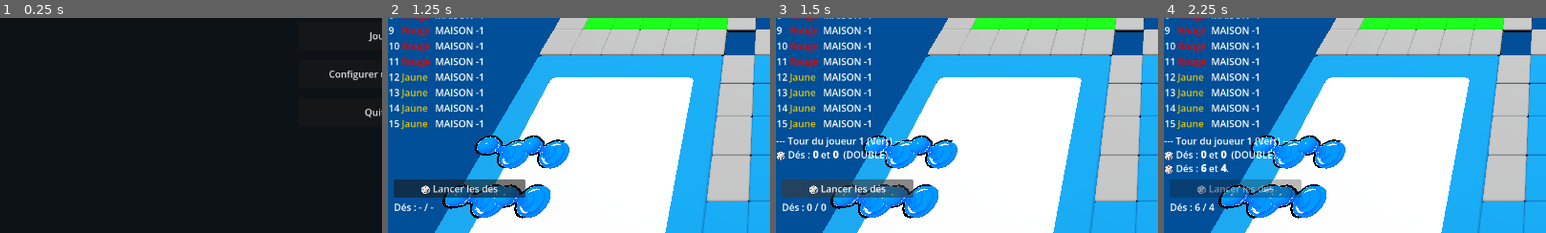
Above: before the commit, frames 1-4 (left to right).
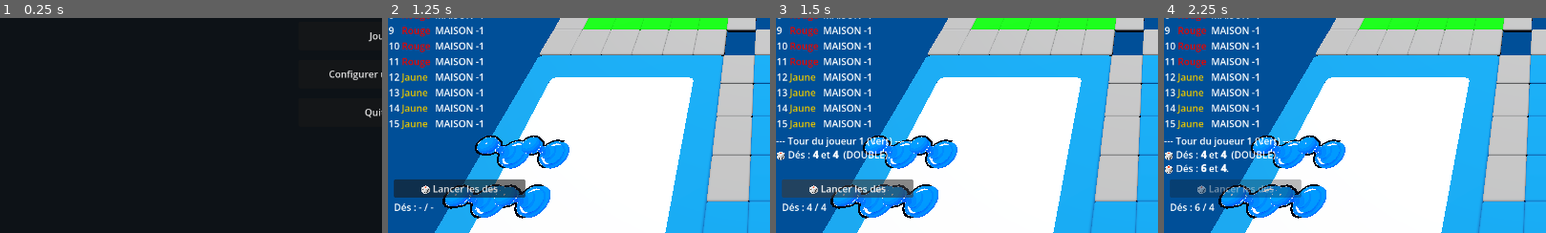
Above: after the commit, the same moments.

Repository: Davelerino/ludo-game
Game: Godot game, scene res://scenes/ui/main_menu.tscn
Two runs of this game, one before a commit and one after it. Both use one fixed random seed, a clock stepped at 60 frames per second and the inputs below.
Inputs:
- Up to frame 1 (0.25 s): no input
- Up to frame 2 (1.25 s): click "Jouer" at 0.5 s
- Up to frame 3 (1.5 s): click "🎲 Lancer les dés" at 1.25 s
- Up to frame 4 (2.25 s): click "🎲 Lancer les dés" at 2 s
The pictures show only the part of the screen within x 0-50%, y 50-100%; the shares and areas given below are measured in that part.

Frames 1-2 are identical in both runs. In frame 3, 0.2% of the frame differs, in the area x 8-17%, y 61-90%; in frame 4, less than 0.1%.

Commit message:
Corrige l'affichage (0,0) du lancer quand aucun pion n'est jouable
roll() emettait dice_a/dice_b (champs membres) directement au signal.
Quand TurnManager (premier listener) termine le tour immediatement
faute de coup legal, il appelle reset() qui remet ces champs a 0 avant
que HUD/DiceView ne recoivent l'appel, qui affichaient donc (0,0) au
lieu du vrai lancer. Capture desormais les valeurs dans des variables
locales avant l'emission.

Co-Authored-By: Claude Sonnet 5 <noreply@anthropic.com>

Diff:
--- a/scripts/core/dice_system.gd
+++ b/scripts/core/dice_system.gd
@@ -47,7 +47,17 @@
 	dice_b = _rng.randi_range(1, 6)
 	dice_a_used = false
 	dice_b_used = false
-	GameEvents.dice_rolled.emit(dice_a, dice_b, is_double())
+	# IMPORTANT : on capture dice_a/dice_b dans des variables LOCALES avant
+	# d'émettre. Si on passait les champs directement, un premier listener
+	# (TurnManager, connecté avant les vues) peut, DANS SON traitement
+	# synchrone de ce même signal, appeler reset() (ex. aucun coup légal,
+	# tour perdu) et remettre dice_a/dice_b à 0 AVANT que les listeners
+	# suivants (HUD, DiceView) ne reçoivent l'appel — ceux-ci recevraient
+	# alors (0, 0) au lieu du lancer réel, Godot semblant référencer le
+	# champ plutôt que d'en copier la valeur à l'émission dans ce cas.
+	var rolled_a: int = dice_a
+	var rolled_b: int = dice_b
+	GameEvents.dice_rolled.emit(rolled_a, rolled_b, rolled_a == rolled_b)
 
 
 ## Marque un dé comme consommé après qu'un pion ait été joué avec.
